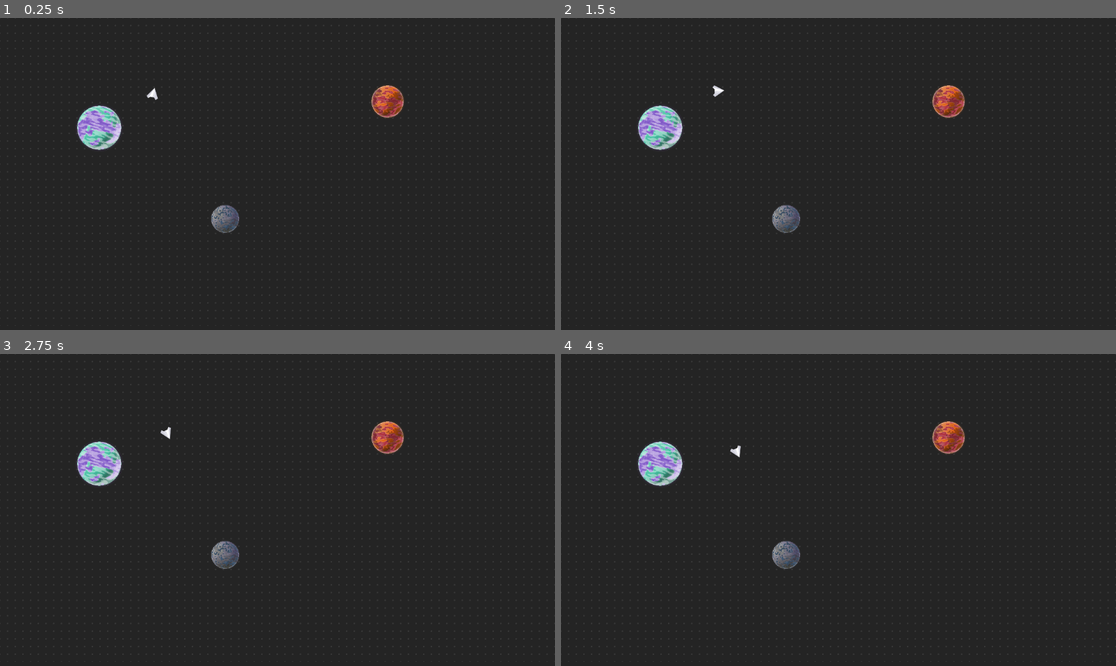
Above: before the commit, frames 1-4 (two rows, left to right).
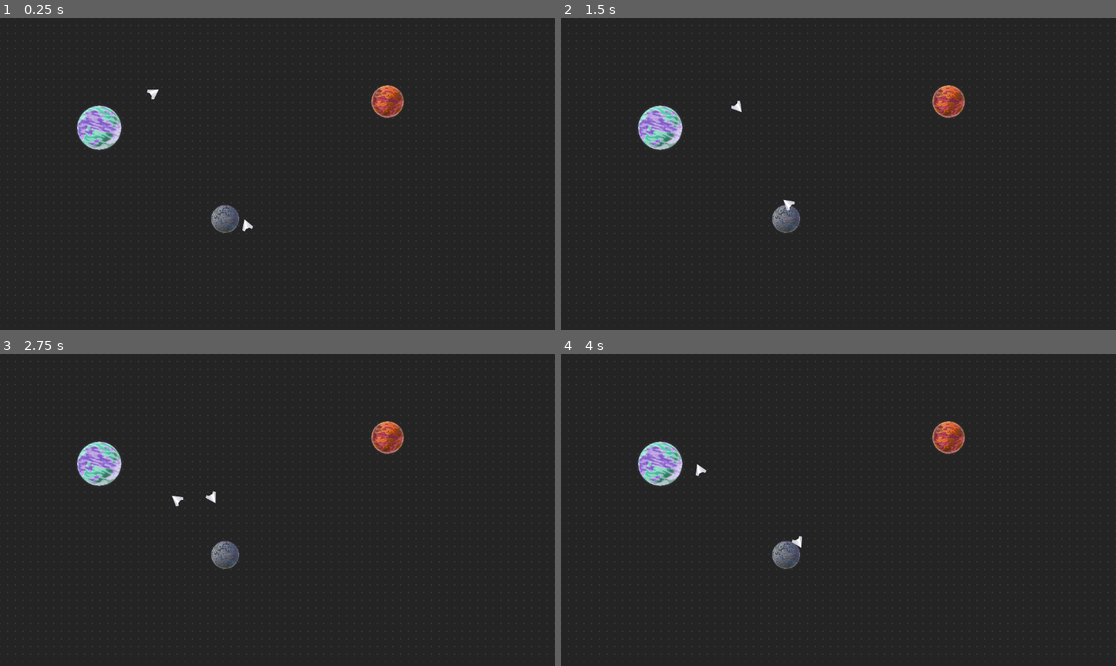
Above: after the commit, the same moments.

Repository: raffomania/milkyway-lane
Game: Godot game, scene res://main.tscn
Two runs of this game, one before a commit and one after it. Both use one fixed random seed, a clock stepped at 60 frames per second and the inputs below.
Inputs:
- Up to frame 1 (0.25 s): no input
- Up to frame 2 (1.5 s): no input
- Up to frame 3 (2.75 s): no input
- Up to frame 4 (4 s): no input

The runs differ from the first frame. In frame 1, less than 0.1% of the frame differs, in the area x 26-46%, y 22-69%; in frame 2, 0.1%; in frame 3, 0.1%, in the area x 28-39%, y 23-49%; in frame 4, 0.1%.

Commit message:
Second day

Diff:
--- a/main.tscn
+++ b/main.tscn
@@ -23,7 +23,7 @@
 
 [node name="ColorRect" type="ColorRect" parent="."]
 material = SubResource("ShaderMaterial_7mycd")
-anchors_preset = -1
+anchors_preset = 15
 anchor_right = 1.0
 anchor_bottom = 1.0
 offset_left = -11.0
@@ -33,23 +33,26 @@
 grow_horizontal = 2
 grow_vertical = 2
 
-[node name="Planet01" type="Sprite2D" parent="."]
+[node name="Planet01" type="Sprite2D" parent="." node_paths=PackedStringArray("target")]
 position = Vector2(202, 229)
 scale = Vector2(0.0890625, 0.0890625)
 texture = ExtResource("1_0xm2m")
 script = ExtResource("2_h2yge")
+target = NodePath("../Planet02")
 
-[node name="Planet02" type="Sprite2D" parent="."]
+[node name="Planet02" type="Sprite2D" parent="." node_paths=PackedStringArray("target")]
 position = Vector2(800.5, 174.5)
 scale = Vector2(0.0648437, 0.0648437)
 texture = ExtResource("3_1bvp3")
 script = ExtResource("2_h2yge")
+target = NodePath("../Planet03")
 
-[node name="Planet03" type="Sprite2D" parent="."]
+[node name="Planet03" type="Sprite2D" parent="." node_paths=PackedStringArray("target")]
 position = Vector2(463.25, 418.25)
 scale = Vector2(0.0558593, 0.0558593)
 texture = ExtResource("4_lquwl")
 script = ExtResource("2_h2yge")
+target = NodePath("../Planet01")
 
 [node name="Camera2D" type="Camera2D" parent="."]
 position = Vector2(572, 325)
@@ -60,3 +63,10 @@
 texture = ExtResource("6_272bh")
 script = ExtResource("7_5vw27")
 target = NodePath("../Planet03")
+
+[node name="Ship2" type="Sprite2D" parent="." node_paths=PackedStringArray("target")]
+position = Vector2(508, 433)
+scale = Vector2(0.5, 0.5)
+texture = ExtResource("6_272bh")
+script = ExtResource("7_5vw27")
+target = NodePath("../Planet03")
--- a/planet.gd
+++ b/planet.gd
@@ -1,4 +1,16 @@
+class_name Planet
+
 extends Sprite2D
+
+var radius := 50.0
+@export
+var target: Planet:
+    set(val):
+        target = val
+        if val == self:
+            push_warning(val, " has itself as target")
 
 func _ready() -> void:
     add_to_group("planets")
+
+    radius = texture.get_size().x * scale.x * .5
--- a/ship.gd
+++ b/ship.gd
@@ -1,23 +1,34 @@
 extends Sprite2D
 
 @export
-var target: Node2D
-var max_speed = 50.0
+var target: Planet
+var max_velocity = 150.0
+var min_speed = 5.0
 var velocity := 0.0
-var acceleration := 10.0
-
+var max_acceleration := 50.0
 
 func _process(delta: float) -> void:
-	var to_target = target.global_position - global_position
+	if !is_instance_valid(target):
+		return
+
+	var target_position = target.global_position + (Vector2.RIGHT * target.radius * 1.1)
+	var to_target = target_position - global_position
 	var distance_to_target = to_target.length()
 
-	if distance_to_target > 100:
-		velocity += acceleration * delta
-	else:
-		velocity -= acceleration * delta
+	var target_rotation = to_target.angle() + PI / 2
+	var rotation_strength = abs(angle_difference(target_rotation, global_rotation)) * delta * 2
 
-	velocity = clamp(velocity, 0, max_speed)
+	var braking_distance = (velocity ** 2) / (2 * max_acceleration)
+	var should_accelerate = 1 if distance_to_target > braking_distance else -1
+	var acceleration_strength = should_accelerate / rotation_strength
+	var acceleration = clamp(max_acceleration * acceleration_strength, -max_acceleration, max_acceleration)
 
-	var target_rotation = to_target.angle() + PI / 2
-	rotation = rotate_toward(global_rotation, target_rotation, delta)
+	velocity += acceleration * delta
+
+	velocity = clamp(velocity, min_speed, max_velocity)
+
+	rotation = rotate_toward(global_rotation, target_rotation, rotation_strength)
 	position += velocity * Vector2.UP.rotated(rotation) * delta
+
+	if distance_to_target < 30:
+		target = target.target
